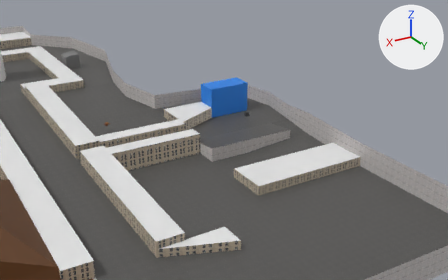
Before and after pictures for a commit that changed the glTF model Game/Level/Map/Map.glb.
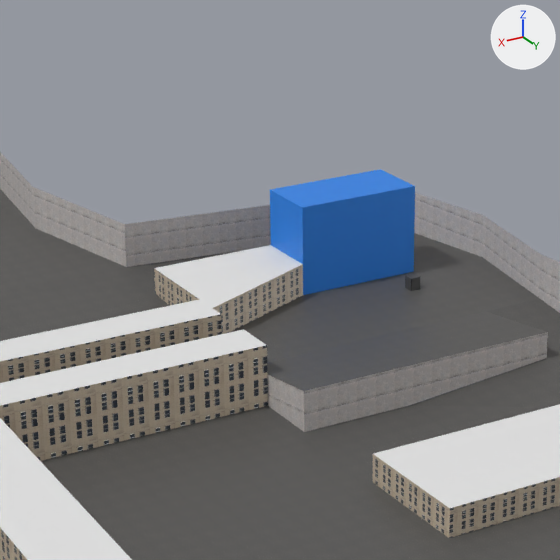
Each version is shown from a 50 mm lens placed at (56.4, 341.7, 102.4), pointed at (-82.9, 109.5, -13.7), then close up on the part from 26% to 66% of the width and 8% to 72% of the height. Arrows for +X, +Y and +Z are at upper right; the lights stay in place. Vertices at the same position are counted once.

Objects in the first close-up: 'Petshop-col', 'PetstoreAlley-col', 'PizzaTowerStreet-col', 'TVArea-col', 'Theater-col'.
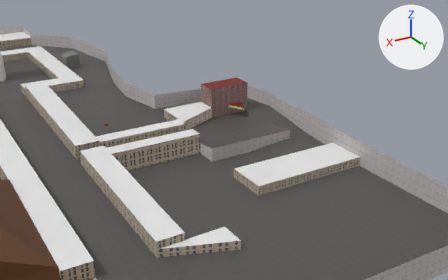
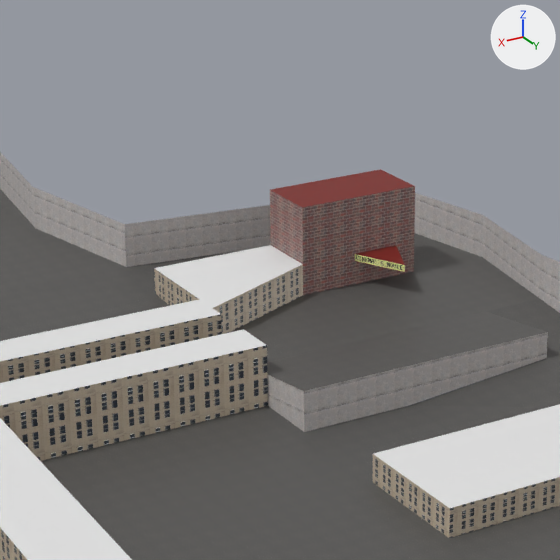
Diff of the bpy script that builds the scene:
```diff
--- a/Game/Level/Map/Map.glb.py
+++ b/Game/Level/Map/Map.glb.py
@@ img_marquee @@
+img_marquee = load_image('marquee', '_unpacked/marquee', 128, 16, 'sRGB')
@@ img_bricks @@
+img_bricks = load_image('bricks', '_unpacked/bricks', 32, 32, 'sRGB')
@@ mat_building1_001 @@
+mat_building1_001 = bpy.data.materials.new('Building1.001')
+# uses the picture img_wall_and_windows
@@ mat_marquee @@
+mat_marquee = bpy.data.materials.new('Marquee')
+# uses the picture img_marquee
@@ mat_roof1_001 @@
+mat_roof1_001 = bpy.data.materials.new('Roof1.001')
+# nodes: BsdfPrincipled, Mix, OutputMaterial, VertexColor
+# colours: white #e7e7e7
@@ mat_theaterwalls @@
+mat_theaterwalls = bpy.data.materials.new('TheaterWalls')
+# uses the picture img_bricks
@@ mat_void_001 @@
+mat_void_001 = bpy.data.materials.new('Void.001')
+# nodes: BsdfPrincipled, Math, Mix, OutputMaterial, VertexColor
+# colours: black #000000
@@ mat_asphalt_001 @@
+mat_asphalt_001 = bpy.data.materials.new('Asphalt.001')
+# uses the picture img_asphalt
@@ mat_sidewalk_001 @@
+mat_sidewalk_001 = bpy.data.materials.new('Sidewalk.001')
+# uses the picture img_cement_tile_32
@@ mat_theaterroof @@
+mat_theaterroof = bpy.data.materials.new('TheaterRoof')
+# nodes: BsdfPrincipled, Mix, OutputMaterial, VertexColor
+# colours: dark red #7c221a
@@ me_plane_004 @@
 # used by ob_petshop_col; location = (-80.0, 118.0, -4.0)
-me_plane_004.from_pydata(...)  # 685 vertices, 1296 faces; spans x -33.0..20.0, y -35.0..20.0, z -4.0..17.0
-me_plane_004.materials.append(mat_cage)  # picture img_bars
-me_plane_004.materials.append(mat_building1)  # picture img_wall_and_windows
-me_plane_004.materials.append(mat_sidewalk)  # picture img_cement_tile_32
-me_plane_004.materials.append(mat_void)  # black #000000
+me_plane_004.from_pydata(...)  # 583 vertices, 1092 faces; spans x -33.0..20.0, y -35.0..20.0, z -4.0..17.0
+# me_plane_004 part 1
+# 111 vertices are removed from x -18.3..-8.3, y -15.0..-1.6, z 0.0..5.0
+# 262 faces are deleted
+# 5 vertices move from x -16.7..-10.0, y -15.0, z 0.0..5.0 to x -16.7..-11.1, y -15.0, z 0.0..5.0
+# 9 vertices are added at x -16.7..-9.2, y -15.0..-6.9, z 0.0..5.0
+# 4 new faces join them, mat_theaterroof
+# 28 new faces join them, mat_asphalt_001
+# 22 new faces join them, mat_theaterwalls
+# 4 new faces join them, mat_marquee
+# me_plane_004 part 2: 32 faces spanning x 0.0..20.0, y -25.0..-6.0, z 5.0 switch from mat_roof1 (white #e7e7e7) to mat_roof1_001
+# me_plane_004 part 3: 32 faces spanning x -20.0..0.0, y -25.0..-15.0, z 14.0 switch from mat_petstore (blue #2783e7) to mat_theaterroof
+# me_plane_004 part 4: 231 faces spanning x -20.0..0.0, y -25.0..-15.0, z 0.0..14.0 switch from mat_petstore (blue #2783e7) to mat_theaterwalls
+# me_plane_004 part 5: 275 faces spanning x -33.0..20.0, y -35.0..20.0, z -2.0..2.0 switch from mat_asphalt (picture img_asphalt) to mat_asphalt_001
+me_plane_004.materials.append(mat_building1_001)
+me_plane_004.materials.append(mat_sidewalk_001)
+me_plane_004.materials.append(mat_void_001)
+me_plane_004.materials.append(mat_marquee)
```

Pixel boxes [x1, y1, x2, y2] of what changed, in the close-ups (560 x 560 px):
'Petshop-col', reshaped: before [154, 134, 560, 432]; after [154, 169, 560, 432]
part 1 of me_plane_004, cut back: [322, 239, 469, 306] in both
part 2 of me_plane_004, recoloured: [264, 245, 302, 271] in both
part 3 of me_plane_004, recoloured (blue to brown): [270, 169, 414, 207] in both
part 4 of me_plane_004, recoloured (blue to brown): [270, 186, 415, 295] in both
part 5 of me_plane_004, recoloured: [300, 233, 425, 303] in both
